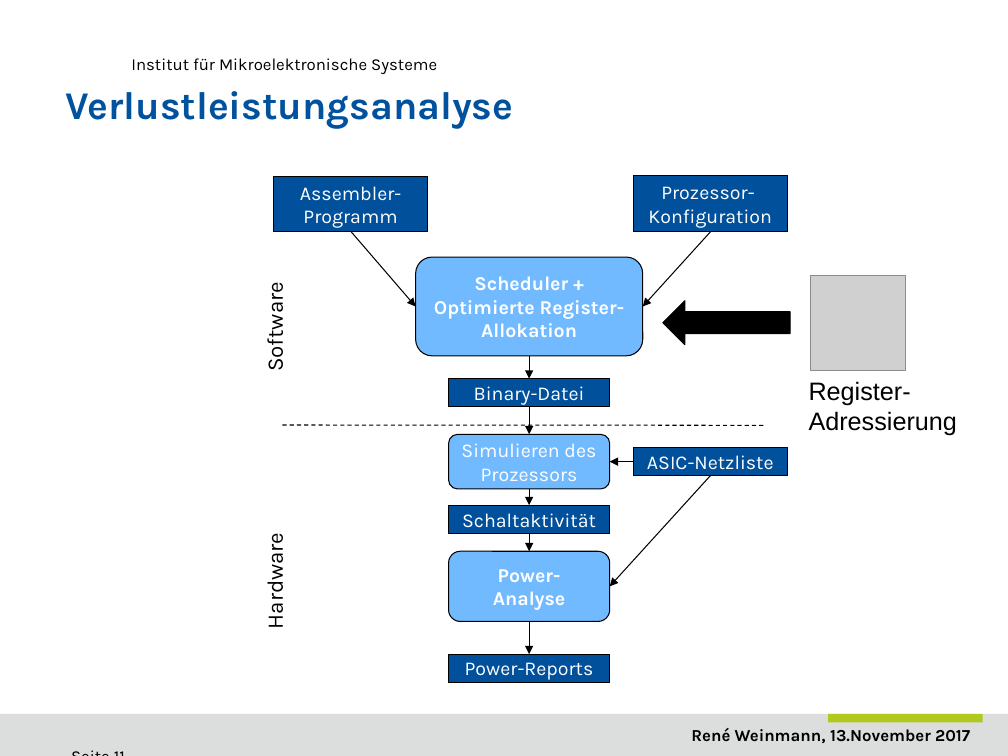
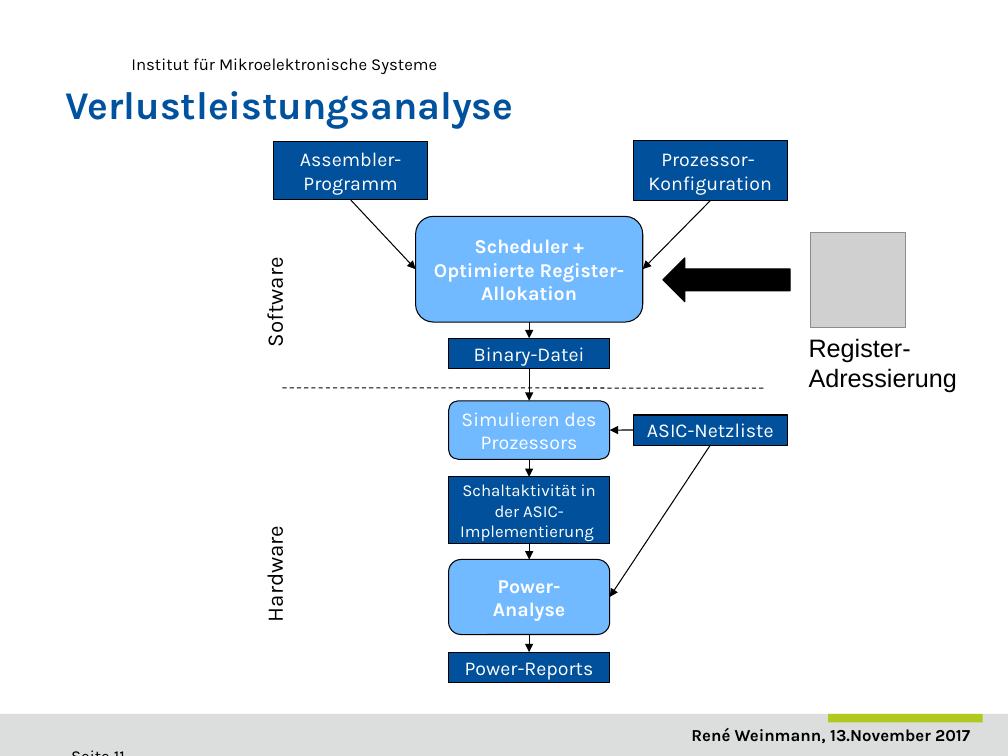
Before and after one commit to ReneWeinmann/Masterarbeit, a slide deck: slide 11 of Presentation_Rene_Weinmann.pptx. Drawn at 1008x756 pixels with LibreOffice and Linux fonts; fonts in the diff are those of the drawing; grey boxes stand for pictures; background and template pictures are left out. Boxes give left, top, right and bottom in pixels: in the first picture for what was removed or moved away, otherwise in the second. Text is boxed around its words. In the diff, an @@ line names an element or a change of style, - is before the commit and + after.

```diff
--- a/Presentation_Rene_Weinmann.pptx
+++ b/Presentation_Rene_Weinmann.pptx
@@ rounded rectangle "Assembler-Programm": place and size @@
-rounded rectangle "Assembler-Programm" at [274,176,427,231]
+rounded rectangle "Assembler-Programm" at [274,141,427,200]
@@ rounded rectangle "Prozessor-": place and size @@
-rounded rectangle "Prozessor-" at [634,175,787,232]
+rounded rectangle "Prozessor-" at [634,140,787,201]
@@ arrow moved from (351, 231) - (415, 306) to (351, 200) - (415, 269) @@
@@ arrow moved from (711, 232) - (643, 306) to (711, 201) - (643, 269) @@
@@ text "Software": place and size @@
-text "Software" at [260,291,289,369]
+text "Software" at [260,266,289,344]
@@ rounded rectangle "Scheduler +": place and size @@
-rounded rectangle "Scheduler +" at [415,257,642,356]
+rounded rectangle "Scheduler +" at [415,217,642,323]
@@ picture: place and size @@
-picture at [810,275,906,370]
+picture at [810,232,906,327]
@@ 1 rounded rectangle, 1 text, 1 right arrow: place and size @@
-1 rounded rectangle, 1 text, 1 right arrow at [449,300,957,436]
+1 rounded rectangle, 1 text, 1 right arrow at [449,258,957,393]
@@ arrow moved from (529, 356) - (529, 379) to (529, 322) - (529, 339) @@
@@ line moved from (282, 425) - (765, 425) to (282, 388) - (765, 388) @@
@@ arrow moved from (529, 407) - (529, 434) to (529, 368) - (529, 401) @@
@@ rounded rectangle "Simulieren des Prozessors": place and size @@
-rounded rectangle "Simulieren des Prozessors" at [449,434,610,489]
+rounded rectangle "Simulieren des Prozessors" at [449,401,610,460]
@@ rounded rectangle "ASIC-Netzliste": place and size @@
-rounded rectangle "ASIC-Netzliste" at [634,448,787,476]
+rounded rectangle "ASIC-Netzliste" at [634,415,787,446]
@@ arrow moved from (634, 462) - (610, 462) to (634, 430) - (610, 430) @@
@@ arrow moved from (711, 476) - (610, 587) to (711, 445) - (610, 597) @@
@@ rounded rectangle "Schaltaktivität in der ASIC-Implementierung": place and size @@
-rounded rectangle "Schaltaktivität in der ASIC-Implementierung" at [449,505,610,533]
+rounded rectangle "Schaltaktivität in der ASIC-Implementierung" at [449,477,610,543]
@@ arrow moved from (529, 489) - (529, 505) to (529, 460) - (529, 477) @@
@@ text "Hardware": place and size @@
-text "Hardware" at [260,542,289,627]
+text "Hardware" at [260,535,289,620]
@@ text in rounded rectangle at [460,484,596,541]: text changed; size 14 to 12 pt @@
-Schaltaktivität
+Schaltaktivität in der ASIC-Implementierung
@@ rounded rectangle "Power-Analyse": place and size @@
-rounded rectangle "Power-Analyse" at [449,551,610,622]
+rounded rectangle "Power-Analyse" at [449,559,610,634]
@@ arrow moved from (529, 533) - (529, 551) to (529, 544) - (529, 559) @@
@@ arrow moved from (529, 622) - (529, 654) to (529, 635) - (529, 652) @@
```
Also in this commit, not shown: 11 other slides changed, 1 slide added, 1 other file.
